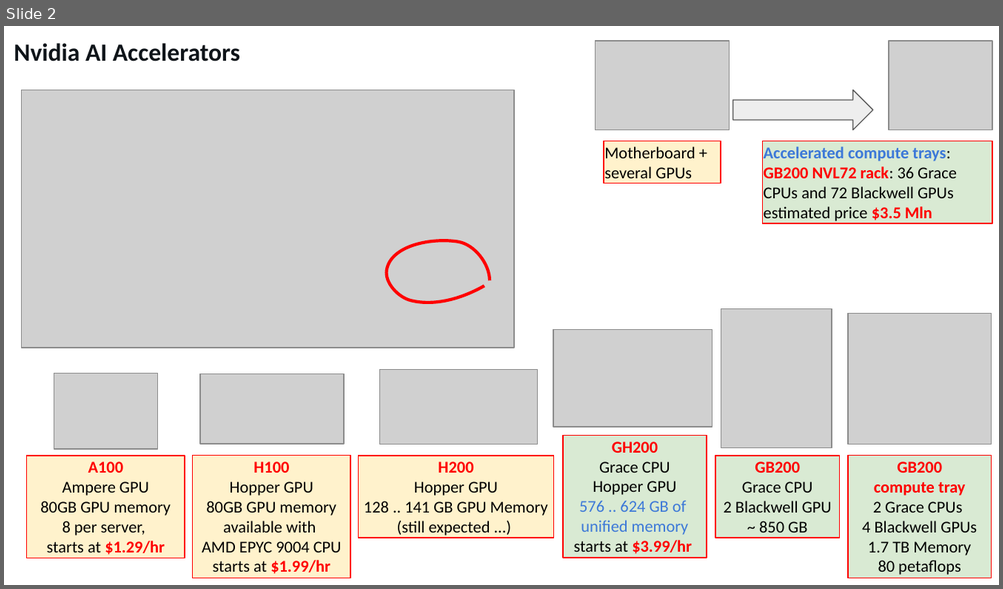
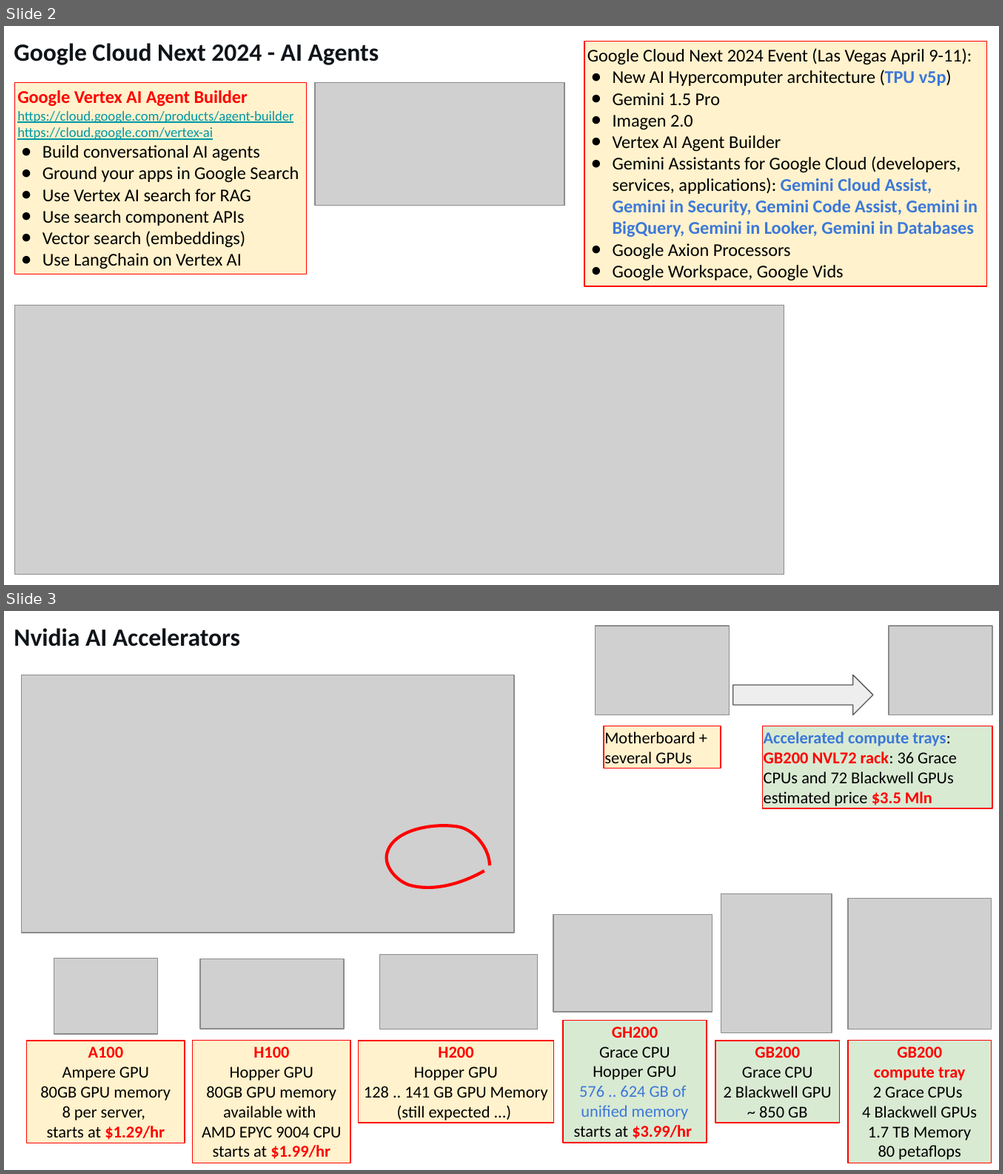
Before and after one commit to lselector/seminar, a slide deck: 2024/2024-04-12-AI-Updates.pptx. Shown one above the other, each under a label of ours: slide 2 before the commit, slides 2 and 3 after it. The pictures are 1003x589 and 1003x1174 pixels, drawn with LibreOffice and Linux fonts; fonts in the diff are those of the drawing; grey boxes stand for pictures. Boxes give left, top, right and bottom in pixels: in the first picture for what was removed or moved away, otherwise in the second. Text is boxed around its words. In the diff, an @@ line names an element or a change of style, - is before the commit and + after.

```diff
--- a/2024/2024-04-12-AI-Updates.pptx
+++ b/2024/2024-04-12-AI-Updates.pptx
@@ slide 2 added at (4,26,999,585), background #FFFFFF @@
@@ text added at (14,43,379,65), 18 pt, text #0F1419, bold @@
+Google Cloud Next 2024 - AI Agents
@@ rectangle added at (584,41,987,286), fill #FFF2CC, outline #FF0000 0.75 pt, 13 pt, text #000000 @@
+Google Cloud Next 2024 Event (Las Vegas April 9-11):
+● New AI Hypercomputer architecture (TPU v5p)
+● Gemini 1.5 Pro
+● Imagen 2.0
+● Vertex AI Agent Builder
+● Gemini Assistants for Google Cloud (developers, services, applications): Gemini Cloud Assist, Gemini in Security, Gemini Code Assist, Gemini in BigQuery, Gemini in Looker, Gemini in Databases
+● Google Axion Processors
+● Google Workspace, Google Vids
@@ rectangle added at (15,83,307,275), fill #FFF2CC, outline #FF0000 0.75 pt, 13 pt, text #000000 @@
+Google Vertex AI Agent Builder
+https://cloud.google.com/products/agent-builder
+https://cloud.google.com/vertex-ai
+● Build conversational AI agents
+● Ground your apps in Google Search
+● Use Vertex AI search for RAG
+● Use search component APIs
+● Vector search (embeddings)
+● Use LangChain on Vertex AI
@@ picture added at (314,83,564,206) @@
@@ picture added at (15,306,784,575) @@
@@ what was slide 2 is now slide 3 @@
```
Also in this commit, not shown: 5 slides changed, 5 other slides added, 1 slide removed.
